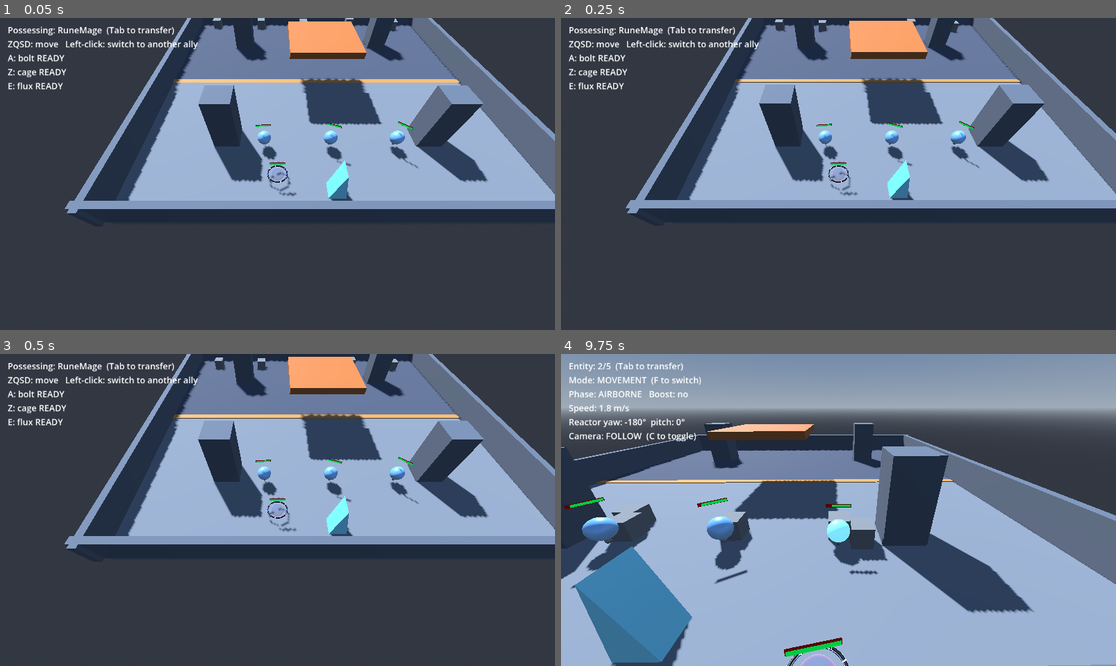
Above: before the commit, frames 1-4 (two rows, left to right).
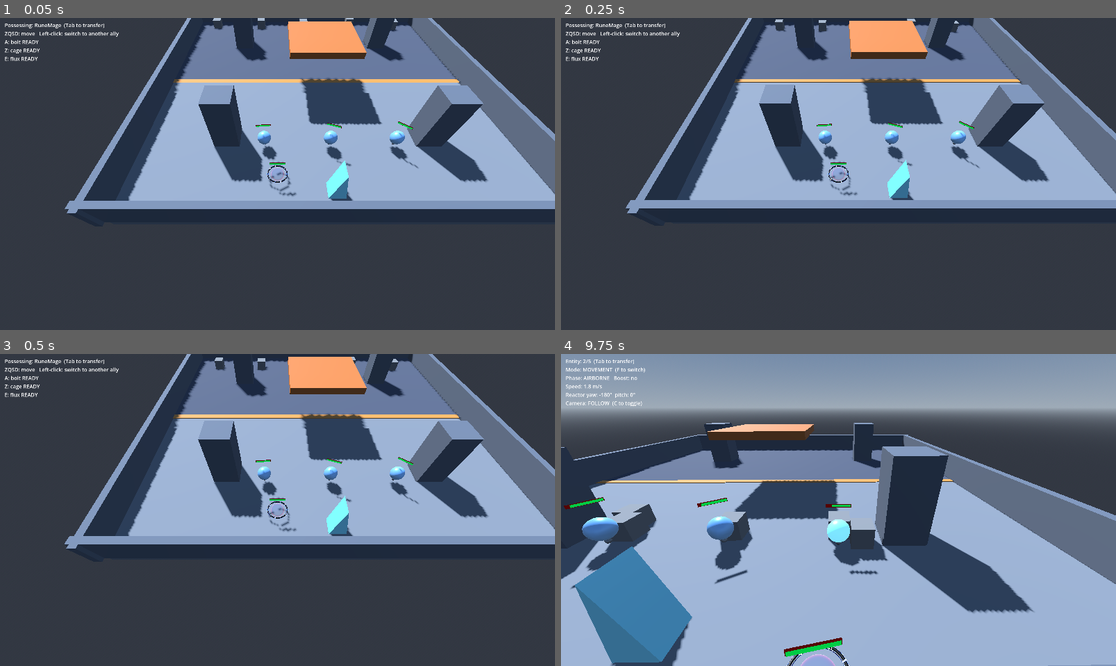
Above: after the commit, the same moments.

Repository: Thiiamas/Spheres
Game: Godot game, scene res://levels/main.tscn
Same seed, same stepped clock (60 frames per second), same inputs: the game is played once before the commit and once after it.
Inputs (mouse positions are in pixels of both pictures, inside the frame that each line leads up to):
- Up to frame 1 (0.05 s): no input
- Up to frame 2 (0.25 s): no input
- Up to frame 3 (0.5 s): no input
- Up to frame 4 (9.75 s): tap Enter (ui_accept) at 0.5, 9.5 s; move the mouse to (960, 494) at 0.52 s; hold D (move_right) 0.53-1.25 s; tap Z (aoe) at 0.6 s; click (960, 494) at 0.67 s; tap Space (jump) at 0.77, 3.77, 6.77 s; drag from (727, 525) to (810, 572) at 1.27 s; move the mouse to (894, 441) at 2.02 s; hold D (move_right) 2.03-2.75 s; tap Shift (boost) at 2.1 s; drag from (810, 572) to (672, 463) at 2.77 s; move the mouse to (1005, 556) at 3.52 s; hold Q (move_left) 3.53-4.25 s; tap Down (cam_pan_down) at 3.6 s; drag from (672, 463) to (755, 432) at 4.27 s; move the mouse to (866, 510) at 5.02 s; hold S (move_back) 5.03-5.75 s; tap Right (cam_pan_right) at 5.1 s; click (866, 510) at 5.17 s; drag from (755, 432) to (727, 525) at 5.77 s; move the mouse to (960, 494) at 6.52 s; hold D (move_right) 6.53-7.25 s; hold C (camera_toggle) 6.53-7.25 s; drag from (727, 525) to (810, 572) at 7.27 s; move the mouse to (894, 441) at 8.02 s; hold S (move_back) 8.03-8.75 s; click (894, 441) at 8.1 s; drag from (810, 572) to (672, 463) at 8.77 s; move the mouse to (1005, 556) at 9.52 s; hold D (move_right) from 9.53 s (still down); hold Tab (transfer) from 9.53 s (still down); click (1005, 556) at 9.67 s

The runs differ from the first frame. In frame 1, 1.3% of the frame differs, in the area x 0-36%, y 1-23%; in frame 2, 1.3%; in frame 3, 1.3%; in frame 4, 1.5%, in the area x 0-26%, y 1-29%.

Commit message:
Set window size: the game was running at Godot's 1152x648 default
project.godot had no [display] section at all, so the window opened at the
engine default and read as a small box on a large monitor. Ask for
1920x1080 and start maximized so it fills whatever screen it runs on.
Stretch is deliberately left disabled: 3D then renders at the window's
native resolution and the debug HUD stays crisp at its authored size.

Diff:
--- a/project.godot
+++ b/project.godot
@@ -20,6 +20,15 @@
 Consciousness="*res://autoloads/consciousness.gd"
 GameManager="*res://autoloads/game_manager.gd"
 Economy="*res://autoloads/economy.gd"
+
+[display]
+
+window/size/viewport_width=1920
+window/size/viewport_height=1080
+; Start maximized so the window fills the screen whatever its resolution —
+; without this the game ran at Godot's default 1152x648 (there was no
+; [display] section at all), which read as a small box on a large monitor.
+window/size/mode=2
 
 [dotnet]
 
